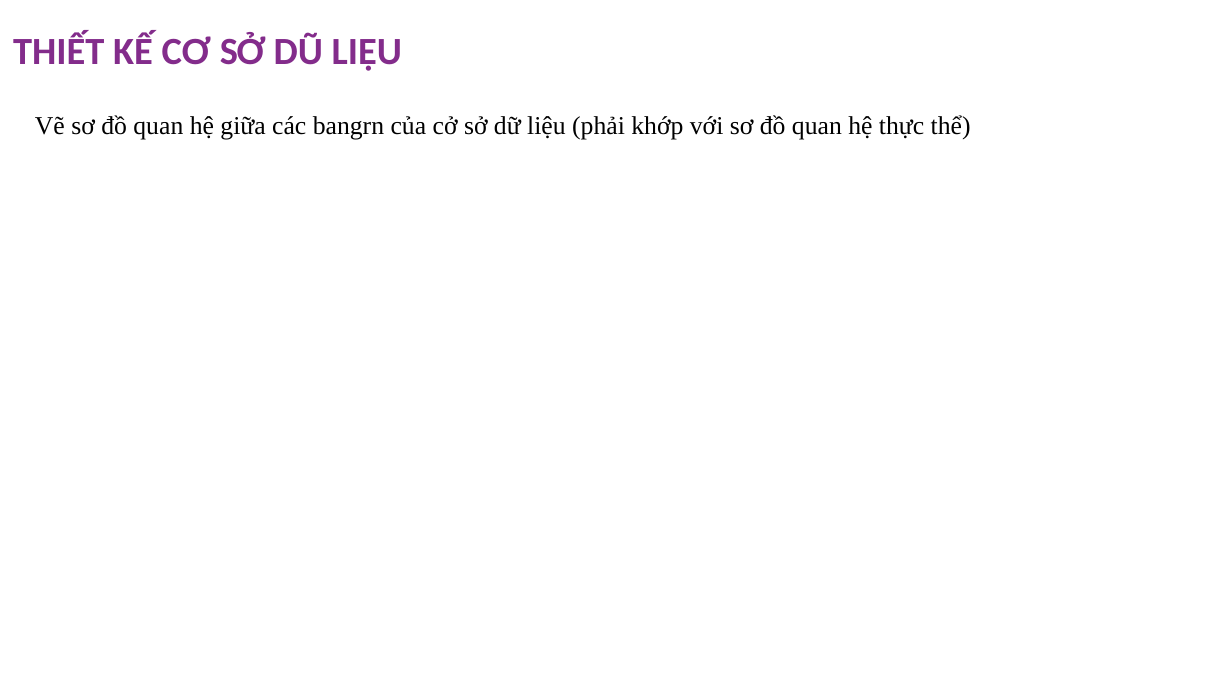
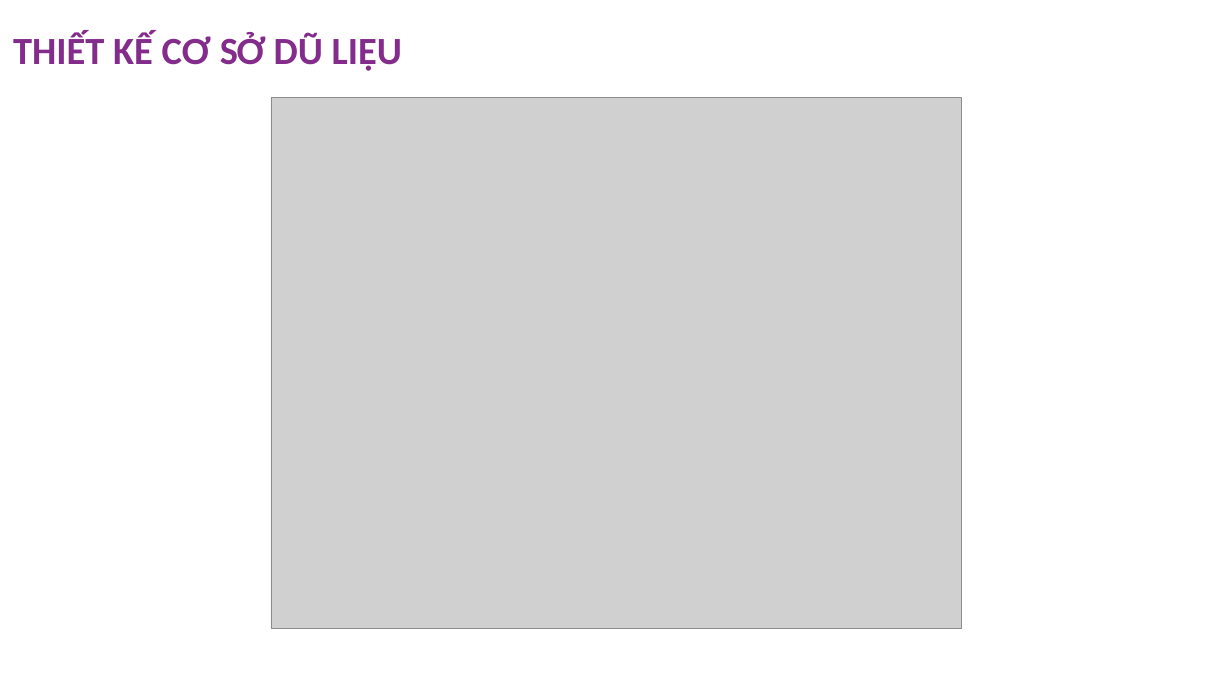
Before and after one commit to anhnmt/csharp-online-banking, a slide deck: slide 9 of Documents/C1905M-Group 1-Online Banking (ADSE).pptx (slide 7 before the commit). Drawn at 1232x693 pixels with LibreOffice and Linux fonts; fonts in the diff are those of the drawing; grey boxes stand for pictures; background and template pictures are left out. Boxes give left, top, right and bottom in pixels: in the first picture for what was removed or moved away, otherwise in the second. Text is boxed around its words. In the diff, an @@ line names an element or a change of style, - is before the commit and + after.

```diff
--- a/Documents/C1905M-Group 1-Online Banking (ADSE).pptx
+++ b/Documents/C1905M-Group 1-Online Banking (ADSE).pptx
@@ text removed at <box>35,115,971,140</box> @@
-Vẽ sơ đồ quan hệ giữa các bangrn của cở sở dữ liệu (phải khớp với sơ đồ quan hệ thực thể)
@@ picture added at <box>271,98,961,629</box> @@
```
Also in this commit, not shown: 3 other slides changed, 6 slides added, 5 slides removed, 3 other files.
